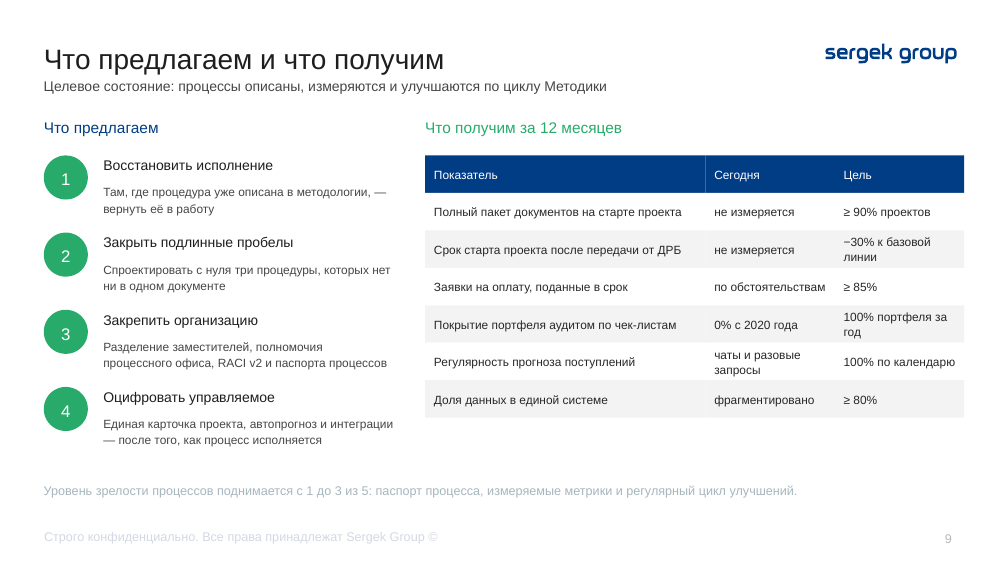
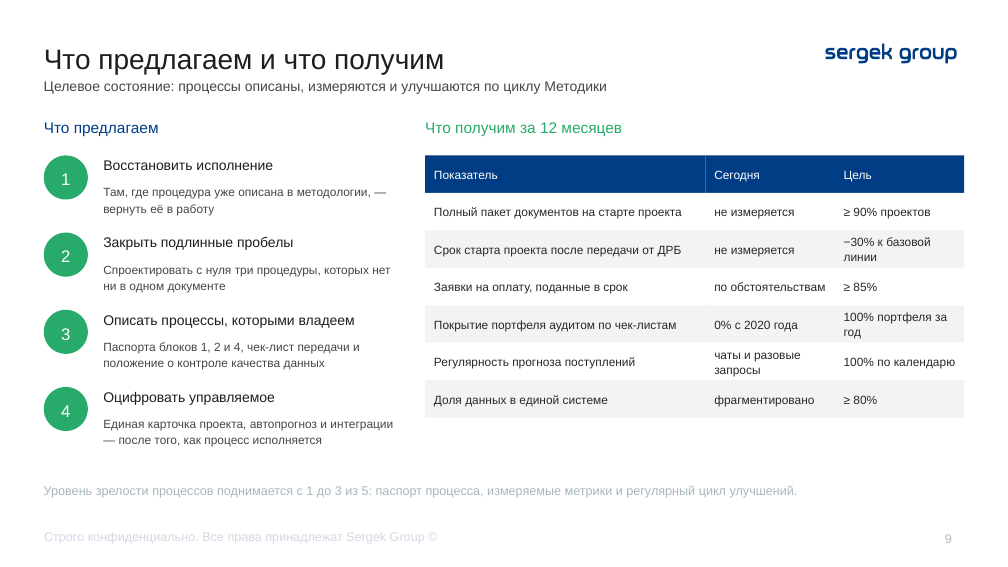
Before and after one commit to TemeshevProject/SG-DUP-Project, a slide deck: slide 9 of dup_project/02_Презентация/ДУП_Приоритеты_реинжиниринга_презентация.pptx. Drawn at 1008x567 pixels with LibreOffice and Linux fonts; fonts in the diff are those of the drawing. Boxes give left, top, right and bottom in pixels: in the first picture for what was removed or moved away, otherwise in the second. Text is boxed around its words. In the diff, an @@ line names an element or a change of style, - is before the commit and + after.

```diff
--- a/dup_project/02_Презентация/ДУП_Приоритеты_реинжиниринга_презентация.pptx
+++ b/dup_project/02_Презентация/ДУП_Приоритеты_реинжиниринга_презентация.pptx
@@ text at bbox=[103, 315, 355, 328]: text changed @@
-Закрепить организацию
+Описать процессы, которыми владеем
@@ text at bbox=[103, 342, 360, 370]: text changed @@
-Разделение заместителей, полномочия процессного офиса, RACI v2 и паспорта процессов
+Паспорта блоков 1, 2 и 4, чек-лист передачи и положение о контроле качества данных
```
Also in this commit, not shown: 9 other slides changed, 10 other files.
